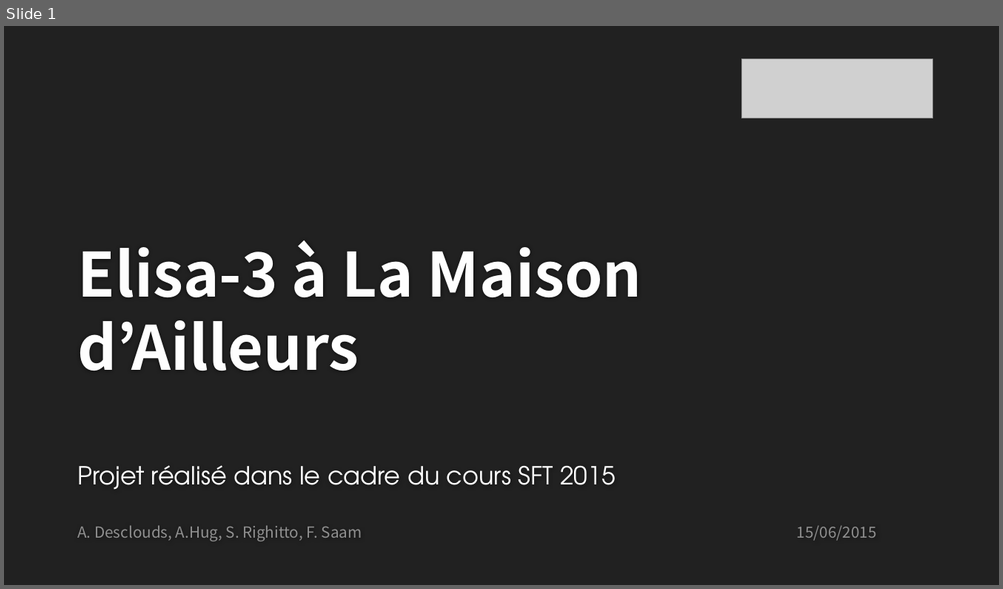
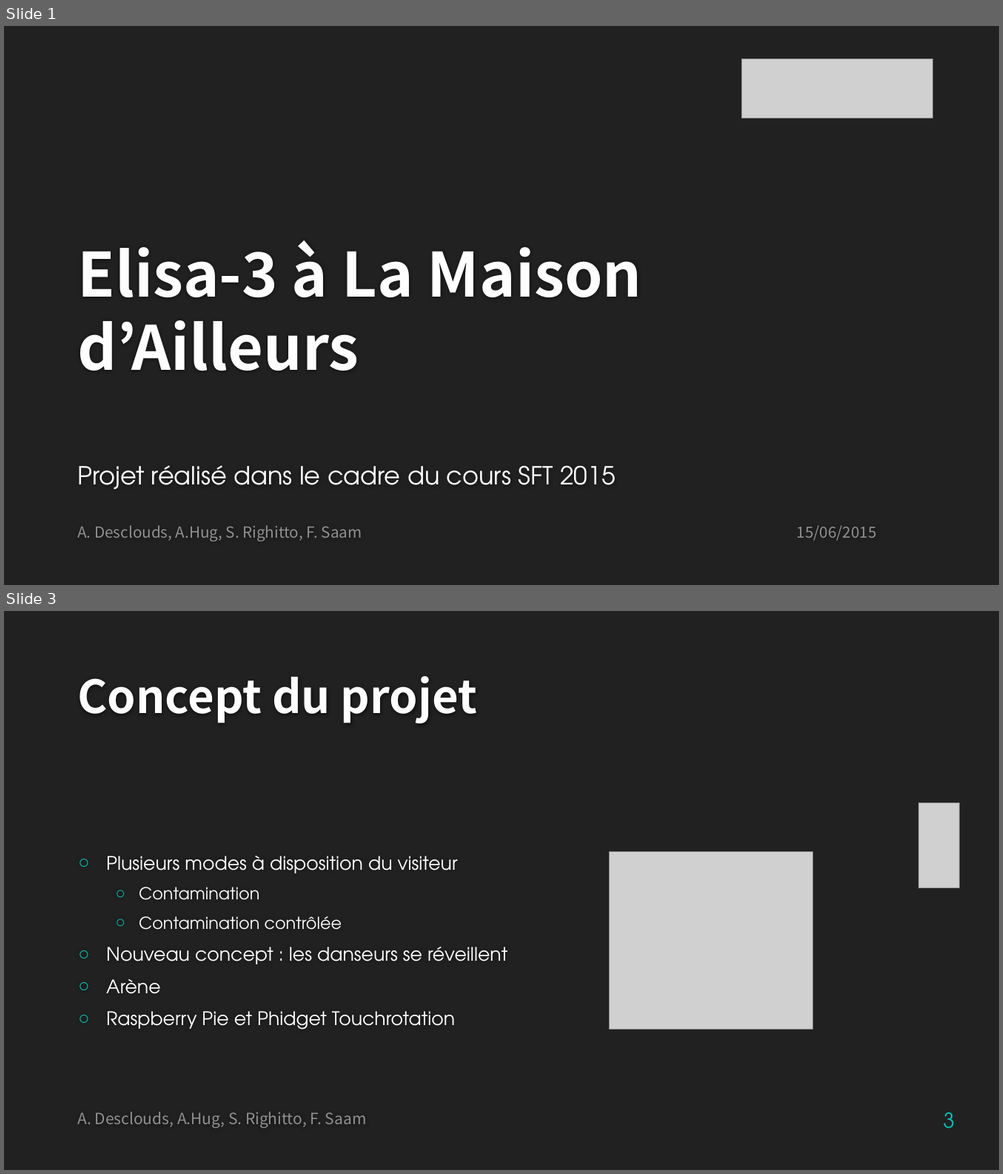
Before and after one commit to SimoneRighitto/SFT15_Elisa, a slide deck: Elisa-3_presentation.pptx. Shown one above the other, each under a label of ours: slide 1 before the commit, slides 1 and 3 after it; the slides between them are not shown. The pictures are 1003x589 and 1003x1174 pixels, drawn with LibreOffice and Linux fonts; fonts in the diff are those of the drawing; grey boxes stand for pictures; background and template pictures are left out. Boxes give left, top, right and bottom in pixels: in the first picture for what was removed or moved away, otherwise in the second. Text is boxed around its words. In the diff, an @@ line names an element or a change of style, - is before the commit and + after.

```diff
--- a/Elisa-3_presentation.pptx
+++ b/Elisa-3_presentation.pptx
@@ slide 3 added at (4,611,999,1170), background #212121 @@
@@ title added at (77,676,477,723), 44 pt, text #FEFEFE, bold @@
+Concept du projet
@@ picture added at (919,803,960,888) @@
@@ picture added at (609,852,813,1030) @@
@@ text added at (106,856,507,1030), 18 pt, text #FFFFFF @@
+○ Plusieurs modes à disposition du visiteur
+  ○ Contamination
+  ○ Contamination contrôlée
+○ Nouveau concept : les danseurs se réveillent
+○ Arène
+○ Raspberry Pie et Phidget Touchrotation
@@ text added at (77,1112,367,1128), 15 pt, text #909090 @@
+A. Desclouds, A.Hug, S. Righitto, F. Saam
@@ page number added at (943,1113,955,1129), 20 pt, text #00C6BB @@
+3
```
Also in this commit, not shown: 1 slide changed, 12 other slides added.
